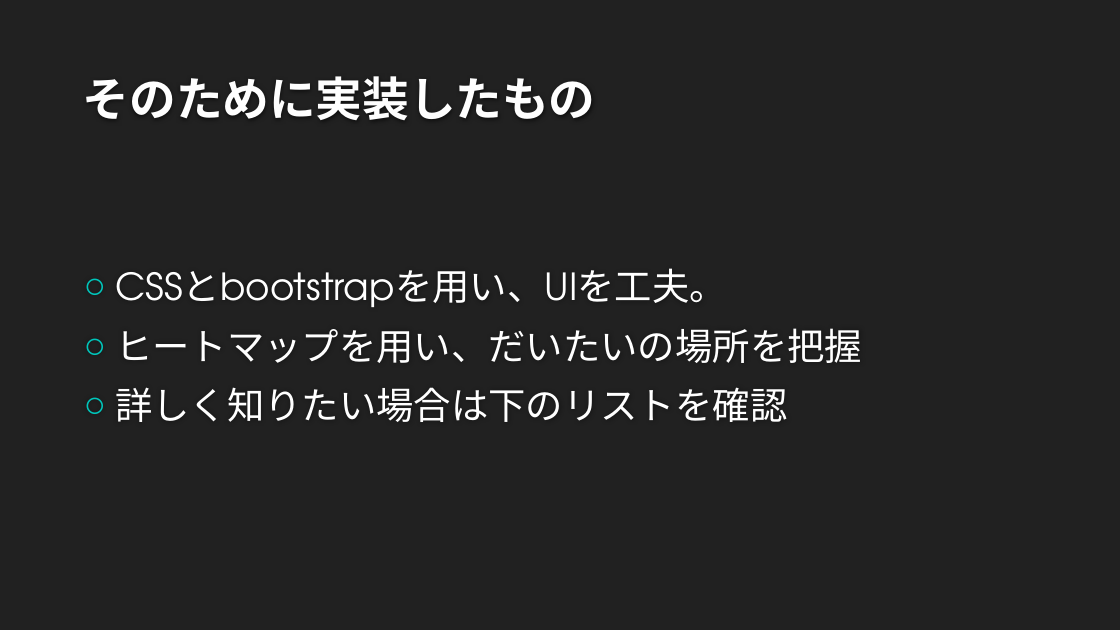
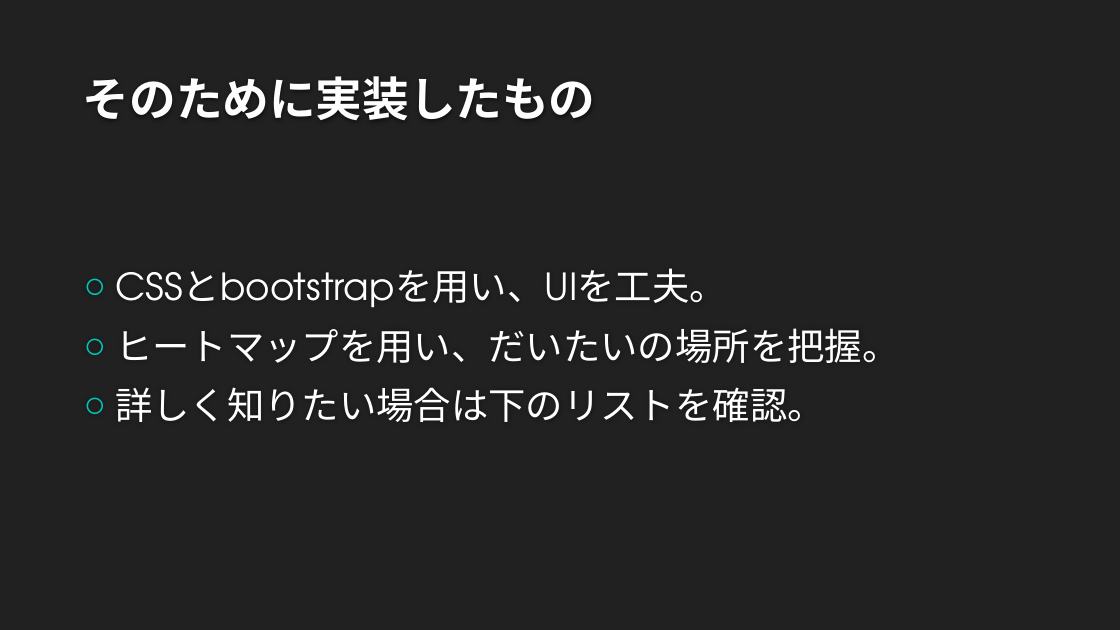
Before and after one commit to nagasakiunimori/team-a, a slide deck: slide 8 of intern-pre.pptx (slide 6 before the commit). Drawn at 1120x630 pixels with LibreOffice and Linux fonts; fonts in the diff are those of the drawing; background and template pictures are left out. Boxes give left, top, right and bottom in pixels: in the first picture for what was removed or moved away, otherwise in the second. Text is boxed around its words. In the diff, an @@ line names an element or a change of style, - is before the commit and + after.

```diff
--- a/intern-pre.pptx
+++ b/intern-pre.pptx
@@ text at (x1=115, y1=328, x2=899, y2=422): text changed @@
-○ ヒートマップを用い、だいたいの場所を把握
-○ 詳しく知りたい場合は下のリストを確認
+○ ヒートマップを用い、だいたいの場所を把握。
+○ 詳しく知りたい場合は下のリストを確認。
```
Also in this commit, not shown: 1 other slide changed, 4 slides added, 1 other file.
